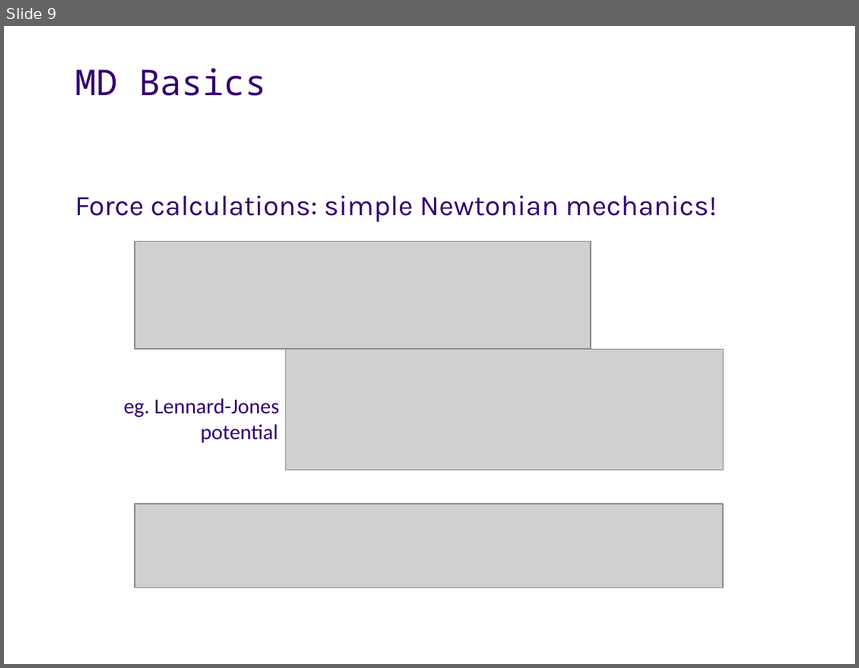
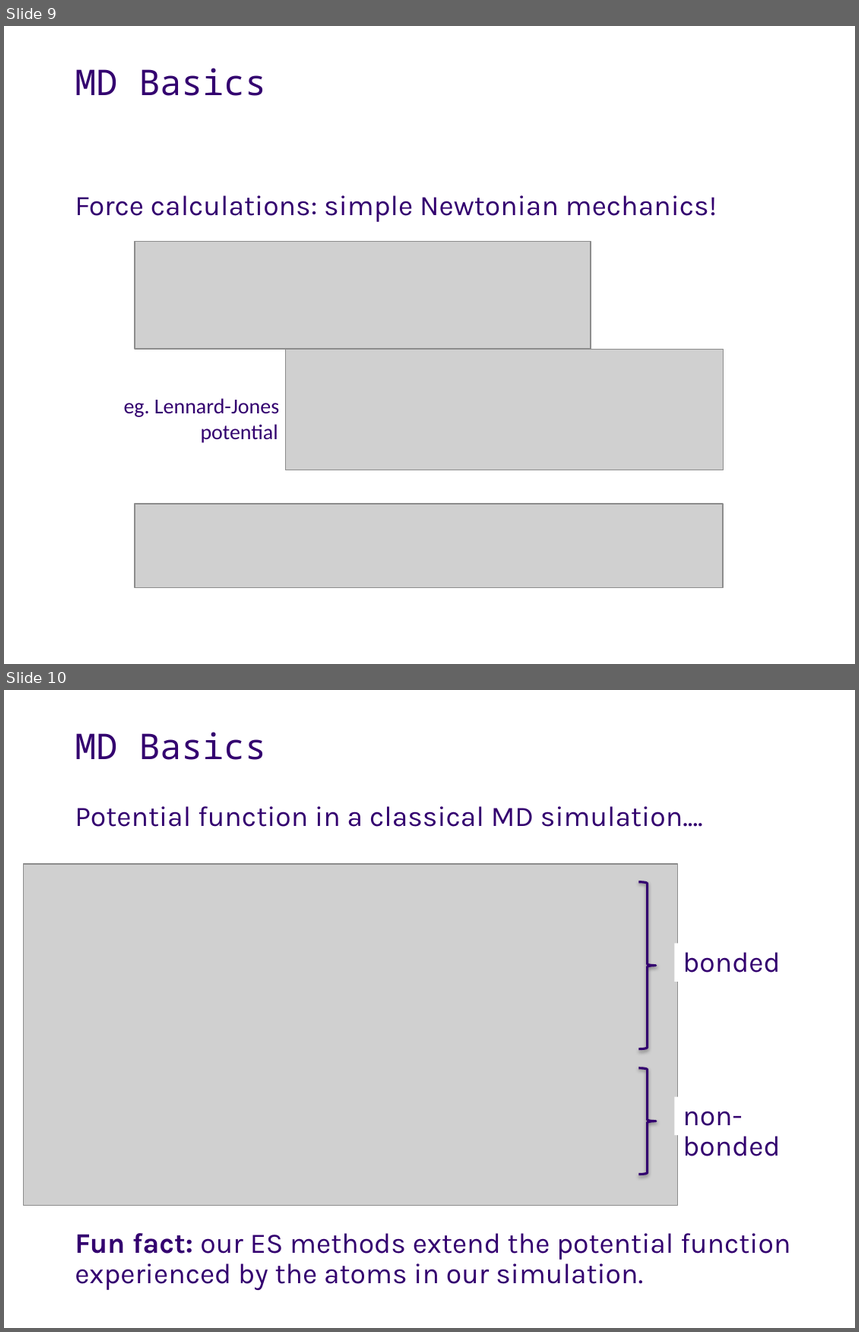
Before and after one commit to UWPRG/MOLSIM, a slide deck: Lectures/week4/week4.pptx. Shown one above the other, each under a label of ours: slide 9 before the commit, slides 9 and 10 after it. The pictures are 859x668 and 859x1332 pixels, drawn with LibreOffice and Linux fonts; fonts in the diff are those of the drawing; grey boxes stand for pictures; background and template pictures are left out. Boxes give left, top, right and bottom in pixels: in the first picture for what was removed or moved away, otherwise in the second. Text is boxed around its words. In the diff, an @@ line names an element or a change of style, - is before the commit and + after.

```diff
--- a/Lectures/week4/week4.pptx
+++ b/Lectures/week4/week4.pptx
@@ slide 10 added at box(4, 690, 855, 1328), background #FFFFFF @@
@@ text added at box(75, 732, 266, 760), 30 pt, text #33006F @@
+MD Basics
@@ text added at box(75, 806, 703, 827), 24 pt, text #33006F @@
+Potential function in a classical MD simulation....
@@ picture added at box(24, 865, 677, 1206) @@
@@ right brace added at box(639, 882, 656, 1049), outline #33006F 2 pt @@
@@ text added at box(683, 952, 780, 973), 24 pt, text #33006F @@
+bonded
@@ right brace added at box(639, 1068, 656, 1175), outline #33006F 2 pt @@
@@ text added at box(683, 1111, 780, 1157), 24 pt, text #33006F @@
+non-bonded
@@ text added at box(75, 1233, 791, 1290), 24 pt, text #33006F @@
+Fun fact: our ES methods extend the potential function experienced by the atoms in our simulation.
```
Also in this commit, not shown: 1 other file.
